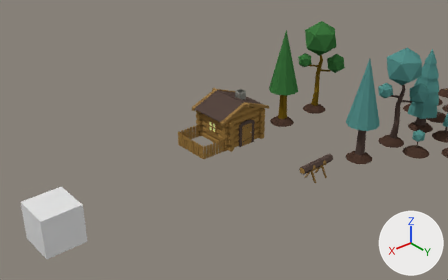
One commit to the Blender file Objects.blend: the scene before it, then after it.
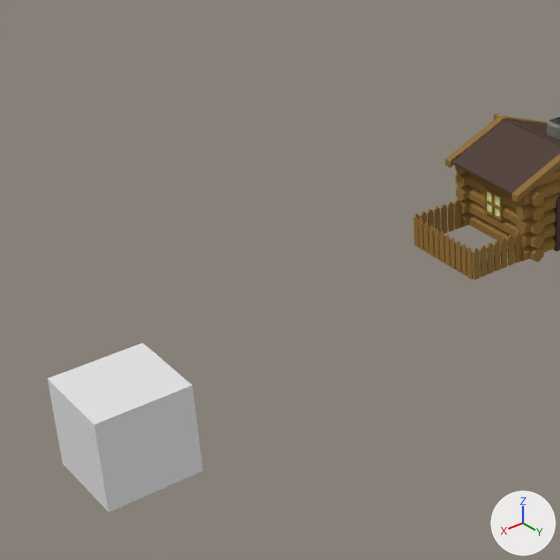
Each version is shown from a 50 mm lens placed at (9.15, 22.57, 17.2), pointed at (-6.92, 3.64, 4.27), then close up on the part from 0% to 54% of the width and 14% to 100% of the height. Lighting does not change. The marker at lower right points along +X, +Y and +Z.
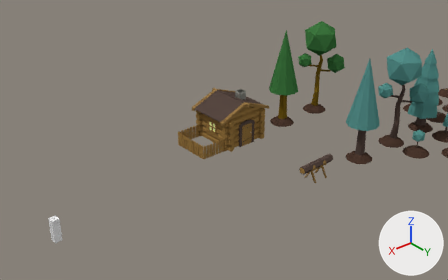
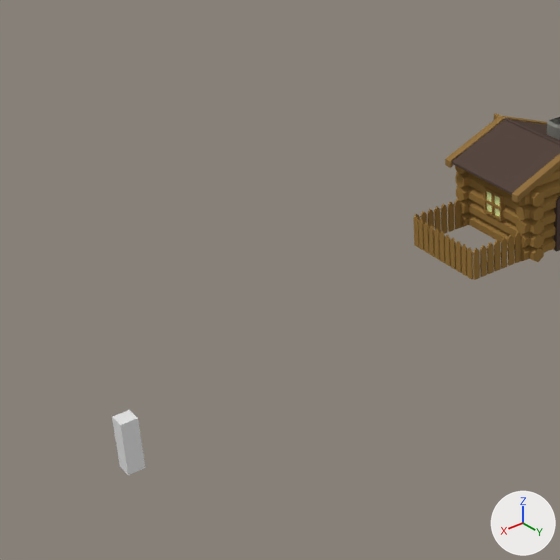
Edits to the scene script, one JSON object a line:
```json
{"op": "set", "path": "ob_cube_004.scale", "old": "(1.0, 1.0, 1.0)", "new": "(0.183, 0.183, 0.591)"}
```

What differs and where, as boxes [x1, y1, x2, y2] in the close-ups (560 x 560 px):
```json
{"object": "Cube.004", "change": "rescaled", "before": [47, 343, 203, 512], "after": [112, 410, 145, 475], "on screen": "78% narrower, 61% shorter"}
```
